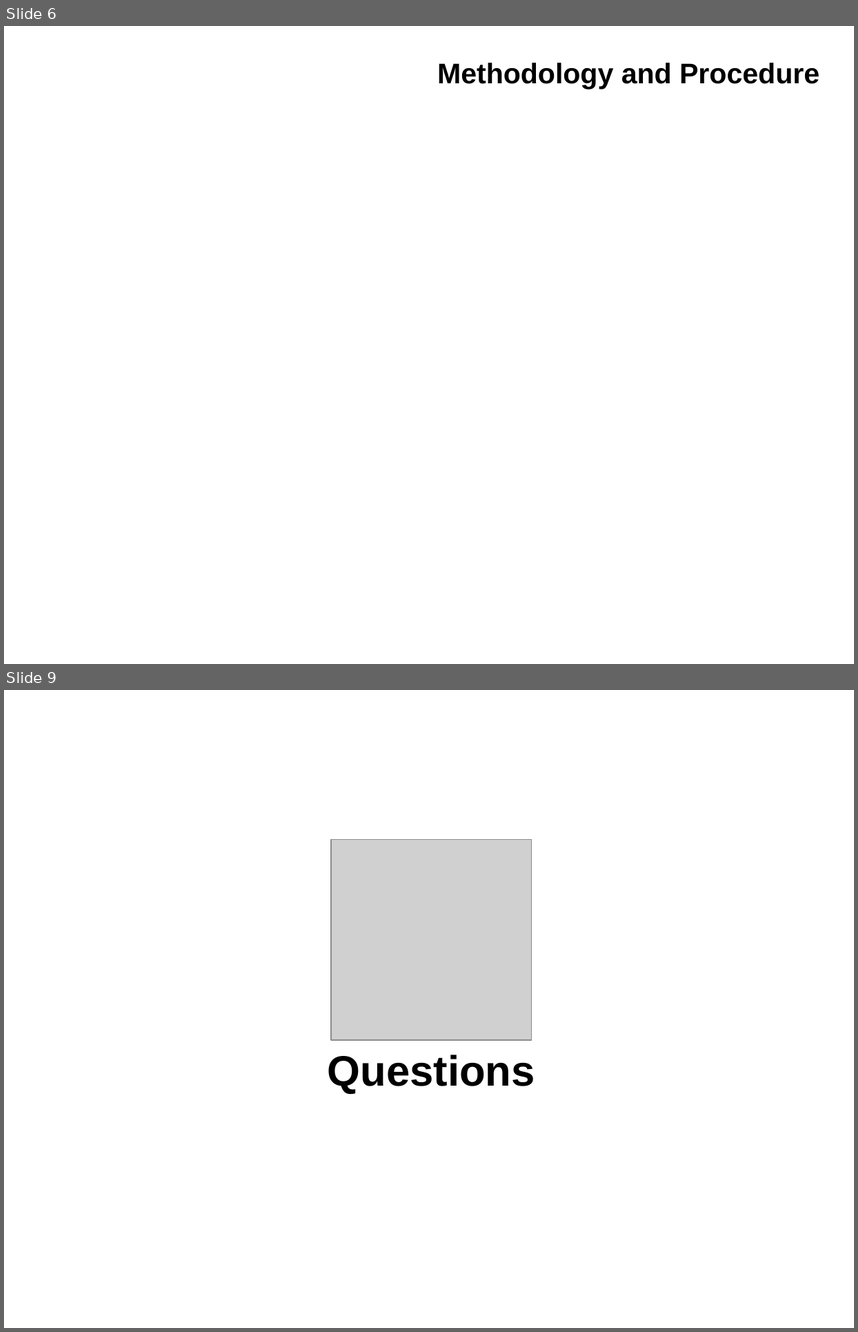
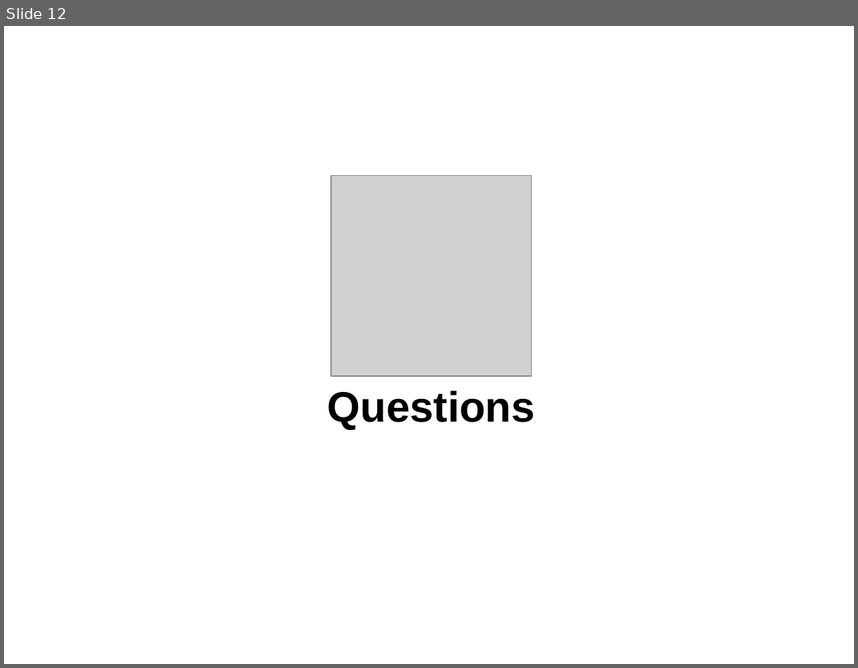
Before and after one commit to IslamAAli/ORBSLAM_RTABmap, a slide deck: Presentation/CMPUT631-ProjectProposal-V0P1.pptx. Shown one above the other, each under a label of ours: slides 6 and 9 before the commit, slide 12 after it; the slides between them are not shown. The pictures are 858x1332 and 858x668 pixels, drawn with LibreOffice and Linux fonts; fonts in the diff are those of the drawing; grey boxes stand for pictures; background and template pictures are left out. Boxes give left, top, right and bottom in pixels: in the first picture for what was removed or moved away, otherwise in the second. Text is boxed around its words. In the diff, an @@ line names an element or a change of style, - is before the commit and + after.

```diff
--- a/Presentation/CMPUT631-ProjectProposal-V0P1.pptx
+++ b/Presentation/CMPUT631-ProjectProposal-V0P1.pptx
@@ slide 6 removed at (4,26,854,664), background #FFFFFF @@
@@ title removed at (437,63,820,89) @@
-Methodology and Procedure
@@ what was slide 9 is now slide 12 @@
```
Also in this commit, not shown: 2 slides changed, 5 slides added, 1 other slide removed, 8 other files.
